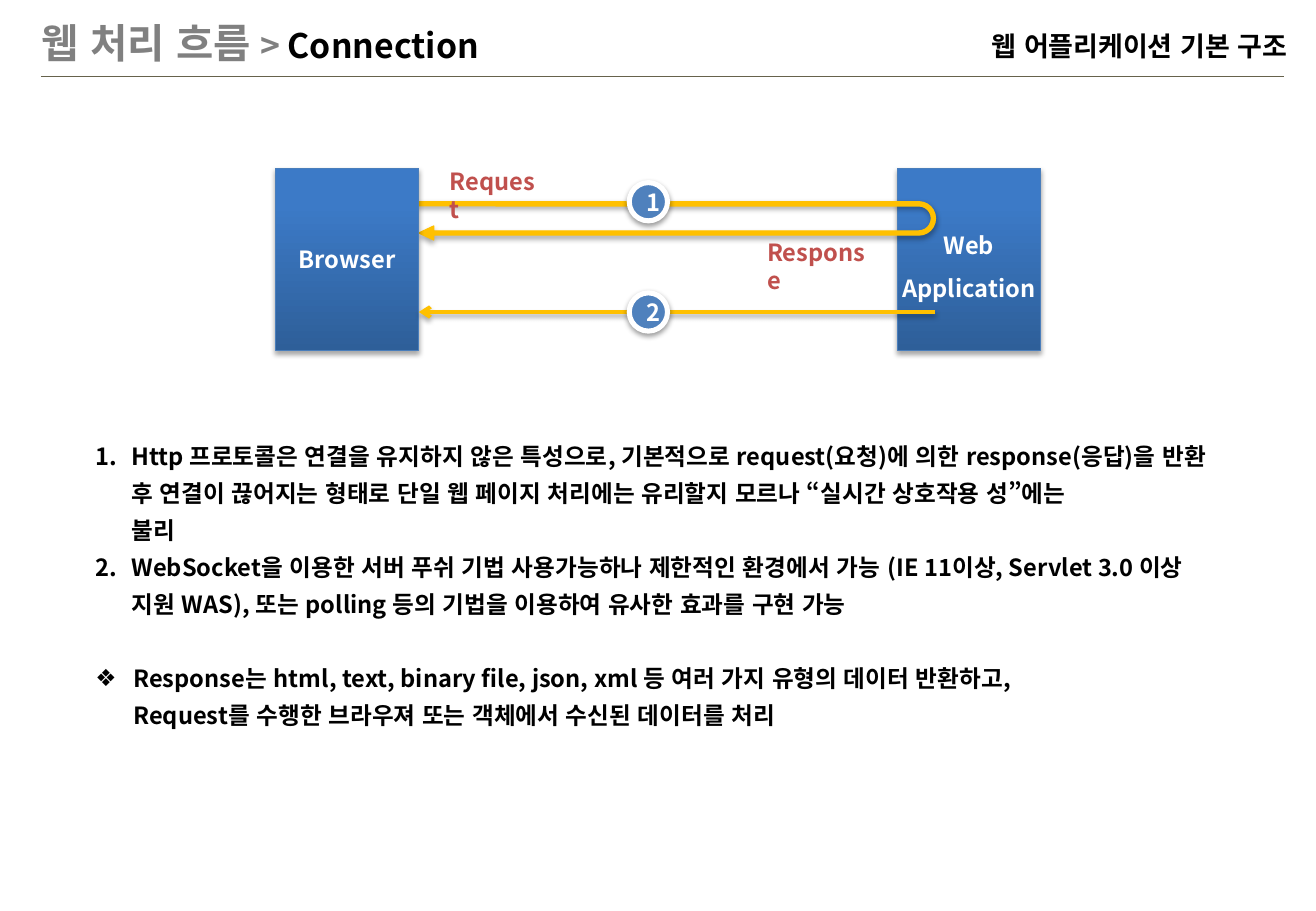
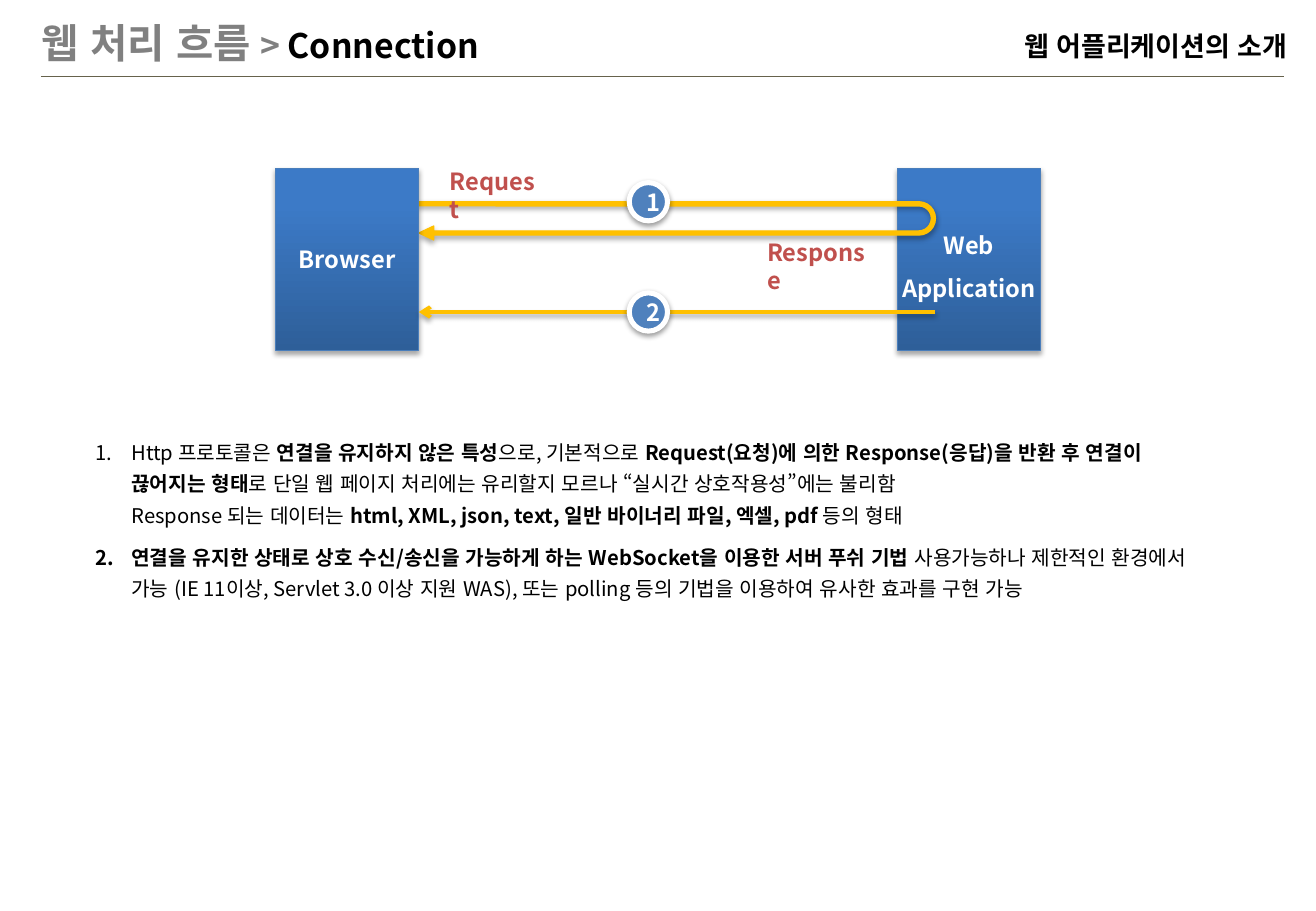
Before and after one commit to iused5/document, a slide deck: slide 4 of MSTR 웹교육/MSTR-웹.pptx (slide 3 before the commit). Drawn at 1316x911 pixels with LibreOffice and Linux fonts; fonts in the diff are those of the drawing; background and template pictures are left out. Boxes give left, top, right and bottom in pixels: in the first picture for what was removed or moved away, otherwise in the second. Text is boxed around its words. In the diff, an @@ line names an element or a change of style, - is before the commit and + after.

```diff
--- a/MSTR 웹교육/MSTR-웹.pptx
+++ b/MSTR 웹교육/MSTR-웹.pptx
@@ text at box(1024, 33, 1287, 59): text changed @@
-웹 어플리케이션 기본 구조
+웹 어플리케이션의 소개
@@ text at box(131, 443, 1186, 601): text changed; size 14 to 12 pt; bold off @@
-1. Http 프로토콜은 연결을 유지하지 않은 특성으로, 기본적으로 request(요청)에 의한 response(응답)을 반환 후 연결이 끊어지는 형태로 단일 웹 페이지 처리에는 유리할지 모르나 “실시간 상호작용 성”에는
-   불리
-2. WebSocket을 이용한 서버 푸쉬 기법 사용가능하나 제한적인 환경에서 가능 (IE 11이상, Servlet 3.0 이상 지원 WAS), 또는 polling 등의 기법을 이용하여 유사한 효과를 구현 가능
-❖ Response는 html, text, binary file, json, xml 등 여러 가지 유형의 데이터 반환하고,
-  Request를 수행한 브라우져 또는 객체에서 수신된 데이터를 처리
+1. Http 프로토콜은 연결을 유지하지 않은 특성으로, 기본적으로 Request(요청)에 의한 Response(응답)을 반환 후 연결이 끊어지는 형태로 단일 웹 페이지 처리에는 유리할지 모르나 “실시간 상호작용성”에는 불리함
+   Response 되는 데이터는 html, XML, json, text, 일반 바이너리 파일, 엑셀, pdf 등의 형태
+2. 연결을 유지한 상태로 상호 수신/송신을 가능하게 하는 WebSocket을 이용한 서버 푸쉬 기법 사용가능하나 제한적인 환경에서 가능 (IE 11이상, Servlet 3.0 이상 지원 WAS), 또는 polling 등의 기법을 이용하여 유사한 효과를 구현 가능
```
Also in this commit, not shown: 25 other slides changed, 13 slides added, 1 slide removed, 1 other file.
